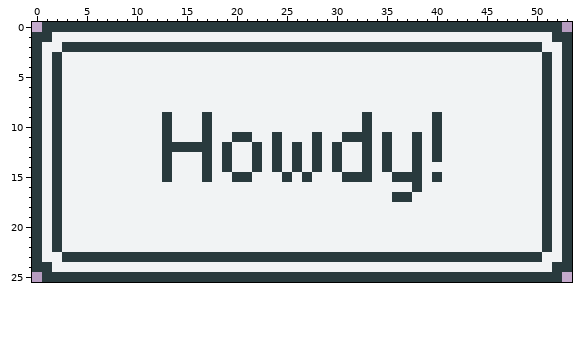
One commit to this pixel-art file: howdy.ase. This is how it looked before the edit.
54x26 pixels, 1 frame.
The result:
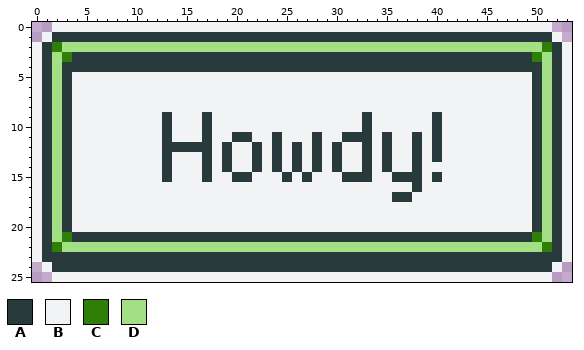
Palette (. is transparent): A #293a3d  B #f1f3f4  C #2e7e07  D #a3e085
From old to new:
Changed rows in their new state; - is an unchanged pixel.
first column x 0:
 0 -.BBBBBBBBBBBBBBBBBBBBBBBBBBBBBBBBBBBBBBBBBBBBBBBBBB.-
 1 .BAAAAAAAAAAAAAAAAAAAAAAAAAAAAAAAAAAAAAAAAAAAAAAAAAAB.
 2 BACDDDDDDDDDDDDDDDDDDDDDDDDDDDDDDDDDDDDDDDDDDDDDDDDCAB
 3 BADCAAAAAAAAAAAAAAAAAAAAAAAAAAAAAAAAAAAAAAAAAAAAAACDAB
 4 BADAAAAAAAAAAAAAAAAAAAAAAAAAAAAAAAAAAAAAAAAAAAAAAAADAB
 5 BADA----------------------------------------------ADAB
 6 BADA----------------------------------------------ADAB
 7 BADA----------------------------------------------ADAB
 8 BADA----------------------------------------------ADAB
 9 BADA----------------------------------------------ADAB
10 BADA----------------------------------------------ADAB
11 BADA----------------------------------------------ADAB
12 BADA----------------------------------------------ADAB
13 BADA----------------------------------------------ADAB
14 BADA----------------------------------------------ADAB
15 BADA----------------------------------------------ADAB
16 BADA----------------------------------------------ADAB
17 BADA----------------------------------------------ADAB
18 BADA----------------------------------------------ADAB
19 BADA----------------------------------------------ADAB
20 BADA----------------------------------------------ADAB
21 BADCAAAAAAAAAAAAAAAAAAAAAAAAAAAAAAAAAAAAAAAAAAAAAACDAB
22 BACDDDDDDDDDDDDDDDDDDDDDDDDDDDDDDDDDDDDDDDDDDDDDDDDCAB
23 BAA------------------------------------------------AAB
24 .BAAAAAAAAAAAAAAAAAAAAAAAAAAAAAAAAAAAAAAAAAAAAAAAAAAB.
25 -.BBBBBBBBBBBBBBBBBBBBBBBBBBBBBBBBBBBBBBBBBBBBBBBBBB.-
Pixel boxes of the changes (left, top, right, bottom) in both pictures:
changed: (32, 22, 572, 282)
